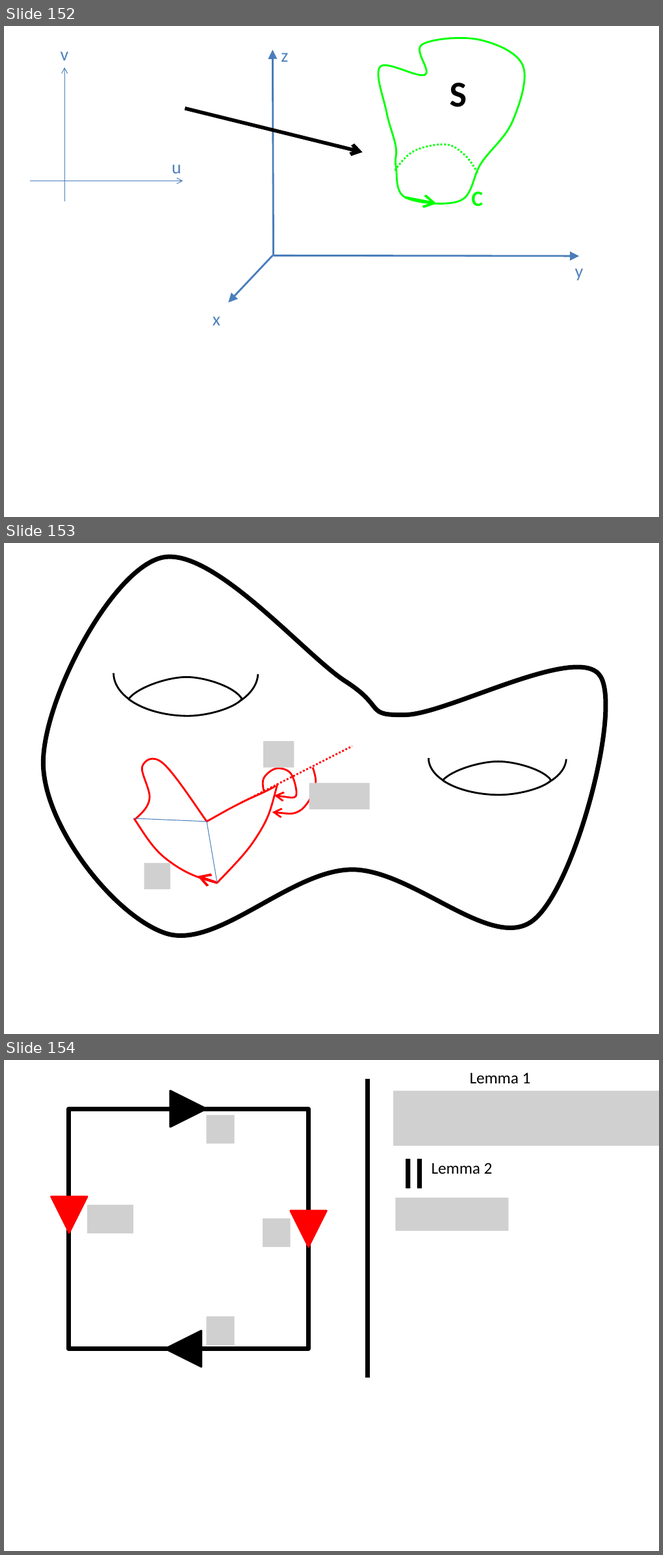
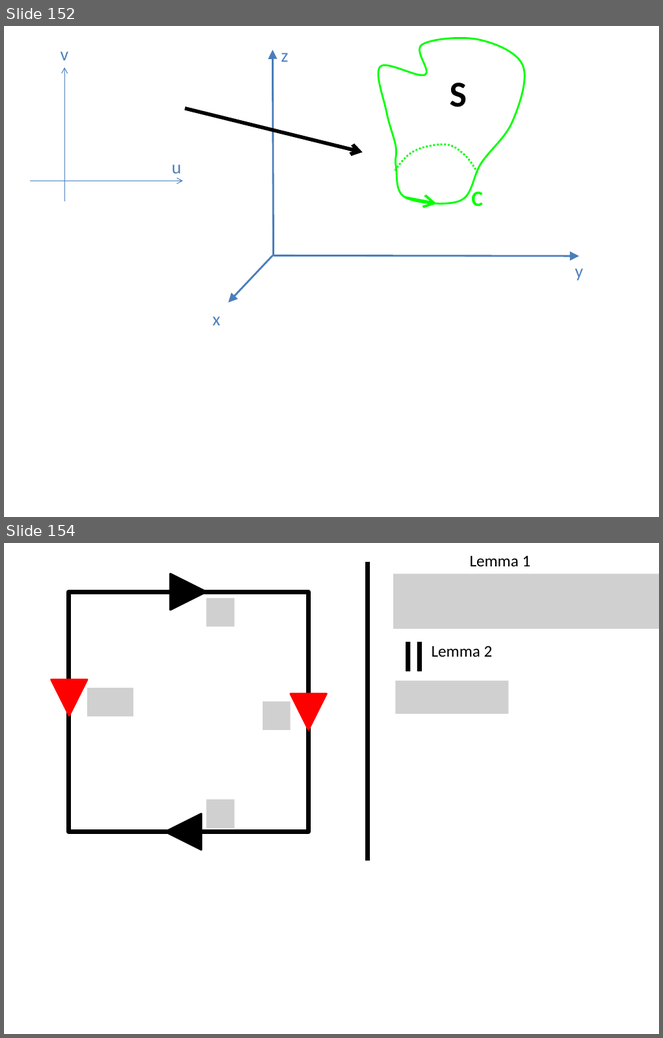
Before and after one commit to lutteropp/GeoTopo, a slide deck: images/Bilder.pptx. Shown one above the other, each under a label of ours: slides 152, 153 and 154 before the commit, slides 152 and 154 after it; the slides between them are not shown. The pictures are 663x1555 and 663x1038 pixels, drawn with LibreOffice and Linux fonts; fonts in the diff are those of the drawing; grey boxes stand for pictures. Boxes give left, top, right and bottom in pixels: in the first picture for what was removed or moved away, otherwise in the second. Text is boxed around its words. In the diff, an @@ line names an element or a change of style, - is before the commit and + after.

```diff
--- a/images/Bilder.pptx
+++ b/images/Bilder.pptx
@@ slide 153 removed at bbox=[4, 543, 659, 1034], background #FFFFFF @@
@@ freeform shape removed at bbox=[43, 557, 606, 936] @@
@@ arc (boxed as its full ellipse) removed at bbox=[113, 631, 258, 715] @@
@@ freeform shape removed at bbox=[129, 678, 242, 716] @@
@@ arc (boxed as its full ellipse) removed at bbox=[428, 722, 566, 795] @@
@@ line removed from (241, 803) to (352, 746) @@
@@ picture removed at bbox=[263, 741, 295, 767] @@
@@ freeform shape removed at bbox=[135, 759, 275, 821] @@
@@ freeform shape removed at bbox=[263, 769, 297, 798] @@
@@ freeform shape removed at bbox=[272, 768, 317, 813] @@
@@ freeform shape removed at bbox=[443, 762, 551, 795] @@
@@ freeform shape removed at bbox=[134, 784, 277, 883] @@
@@ picture removed at bbox=[310, 783, 369, 809] @@
@@ line removed from (207, 821) to (134, 819) @@
@@ line removed from (217, 883) to (207, 821) @@
@@ picture removed at bbox=[144, 863, 170, 889] @@
@@ arrow removed from (217, 883) to (197, 876) @@
```
Also in this commit, not shown: 3 slides added.
